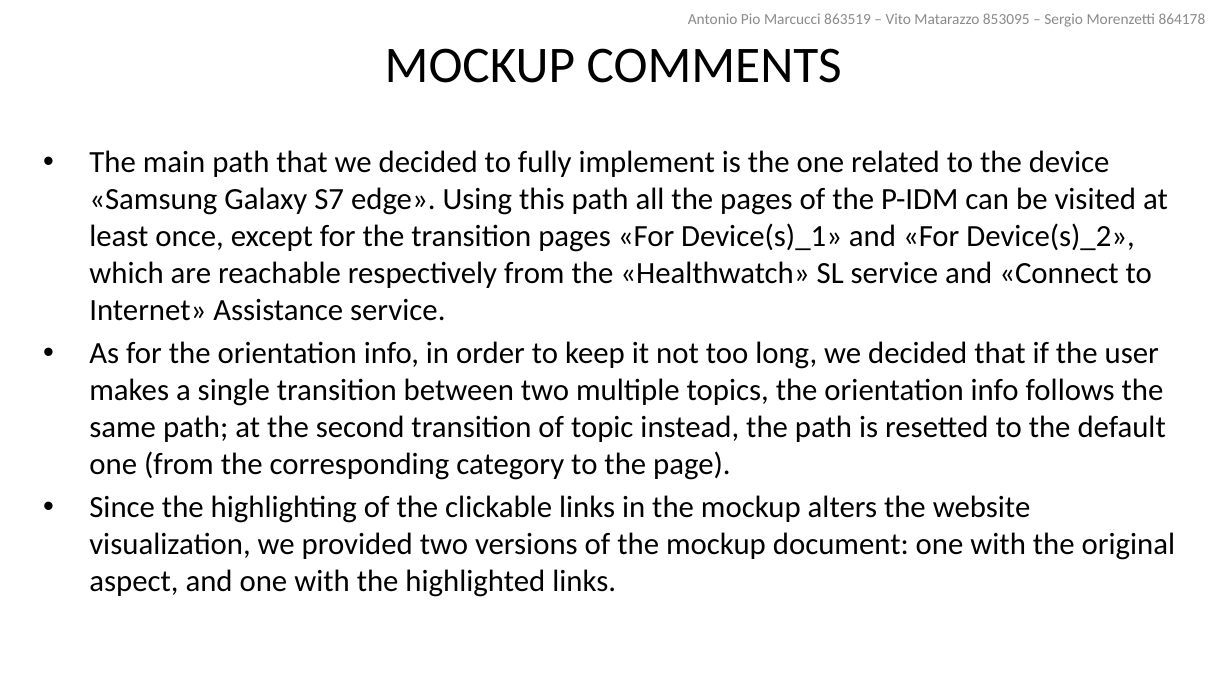
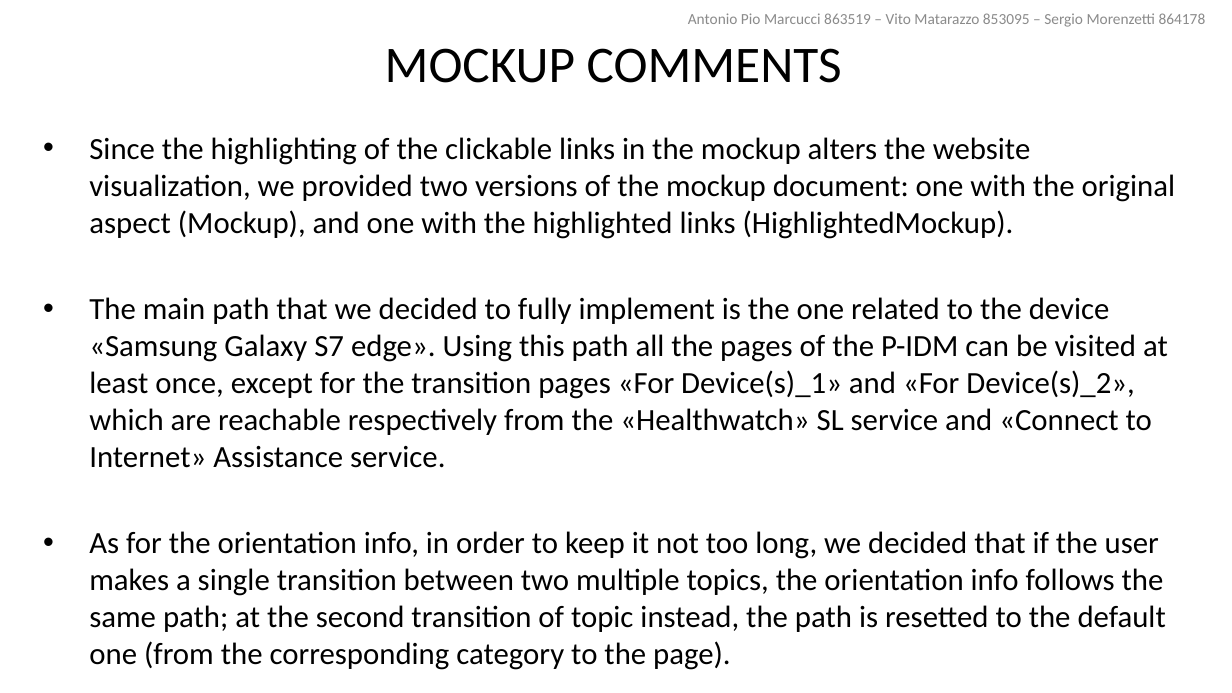
Before and after one commit to AntoMarcus14/HypermediaProject, a slide deck: slide 6 of 1st delivery/Marcucci Matarazzo Morenzetti-P1-16-05-2016-DesignDocument.pptx. Drawn at 1232x693 pixels with LibreOffice and Linux fonts; fonts in the diff are those of the drawing. Boxes give left, top, right and bottom in pixels: in the first picture for what was removed or moved away, otherwise in the second. Text is boxed around its words. In the diff, an @@ line names an element or a change of style, - is before the commit and + after.

Commit message:
Design document

```diff
--- a/1st delivery/Marcucci Matarazzo Morenzetti-P1-16-05-2016-DesignDocument.pptx
+++ b/1st delivery/Marcucci Matarazzo Morenzetti-P1-16-05-2016-DesignDocument.pptx
@@ subtitle "Since the highlighting of the ..." moved from (x1=89, y1=150, x2=1176, y2=597) to (x1=89, y1=137, x2=1176, y2=670) @@
@@ subtitle at (x1=89, y1=137, x2=1176, y2=239): paragraph added @@
+• Since the highlighting of the clickable links in the mockup alters the website visualization, we provided two versions of the mockup document: one with the original aspect (Mockup), and one with the highlighted links (HighlightedMockup).
@@ subtitle at (x1=89, y1=495, x2=1176, y2=597): paragraph removed @@
-• Since the highlighting of the clickable links in the mockup alters the website visualization, we provided two versions of the mockup document: one with the original aspect, and one with the highlighted links.
```
Also in this commit, not shown: 1 other file.
